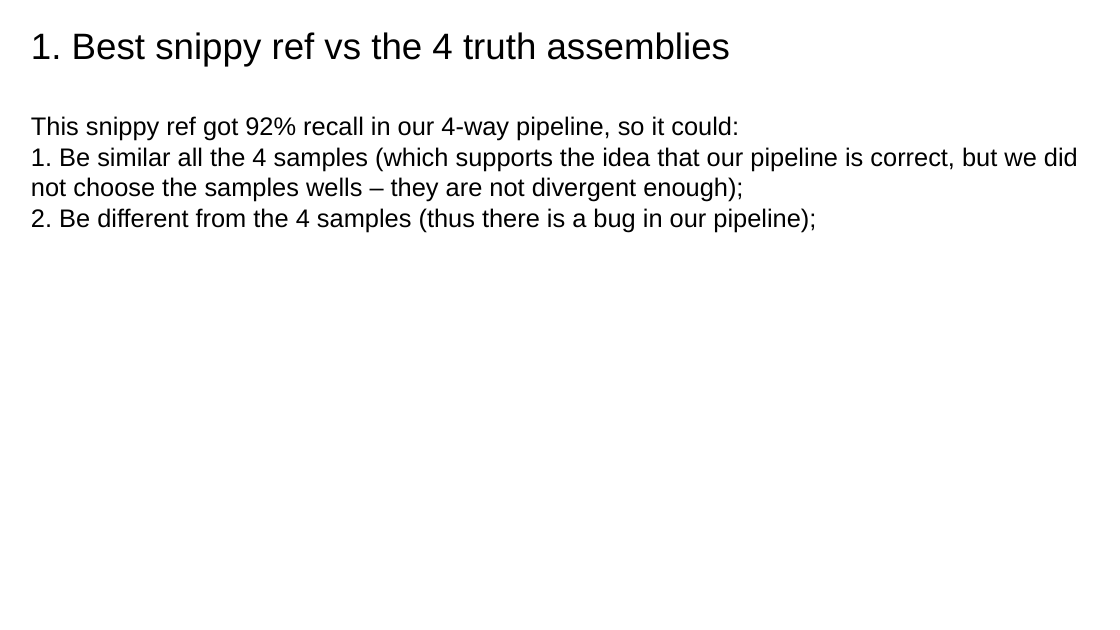
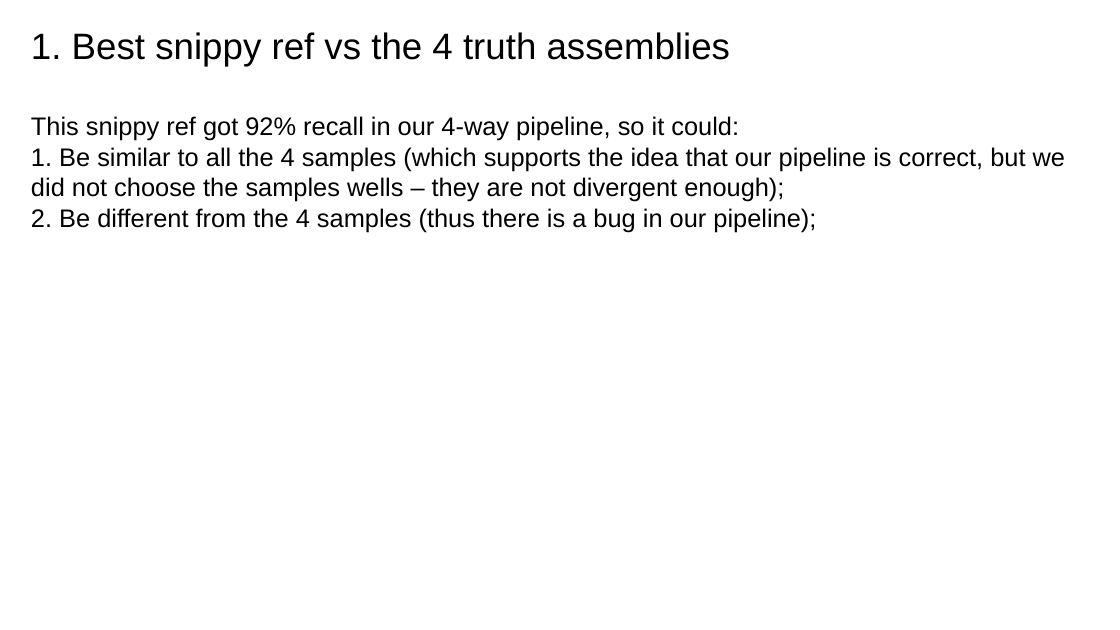
Before and after one commit to leoisl/pandora_paper_roc, a slide deck: slide 3 of snippy_debug/reports/snippy_debug.odp. Drawn at 1120x630 pixels with LibreOffice and Linux fonts; fonts in the diff are those of the drawing. Boxes give left, top, right and bottom in pixels: in the first picture for what was removed or moved away, otherwise in the second. Text is boxed around its words. In the diff, an @@ line names an element or a change of style, - is before the commit and + after.

```diff
--- a/snippy_debug/reports/snippy_debug.odp
+++ b/snippy_debug/reports/snippy_debug.odp
@@ text at (x1=31, y1=147, x2=1065, y2=202): text changed @@
-1. Be similar all the 4 samples (which supports the idea that our pipeline is correct, but we did not choose the samples wells – they are not divergent enough);
+1. Be similar to all the 4 samples (which supports the idea that our pipeline is correct, but we did not choose the samples wells – they are not divergent enough);
```
Also in this commit, not shown: 1 other slide changed, 1 slide removed.
